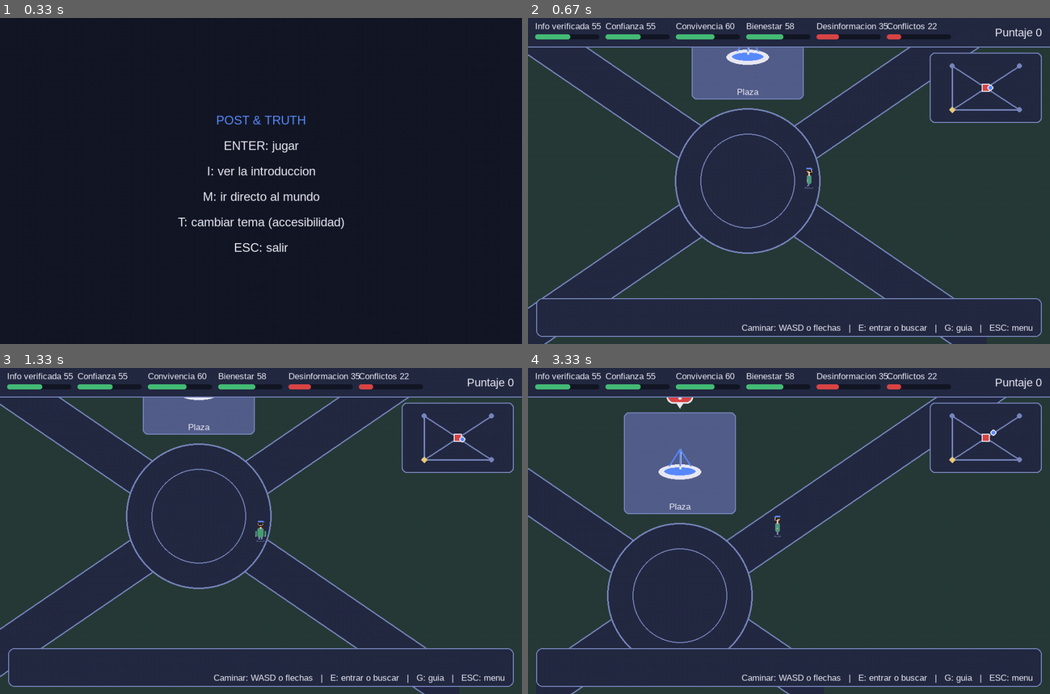
Above: before the commit, frames 1-4 (two rows, left to right).
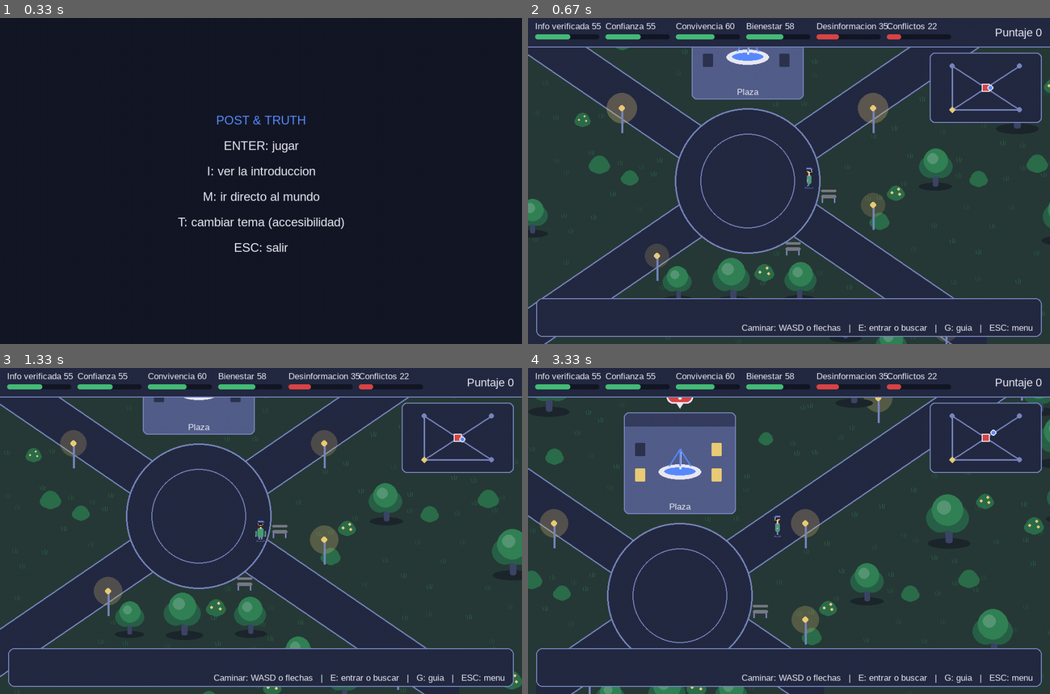
Above: after the commit, the same moments.

Repository: Jsvarela/POST-TRUTH
Game: pygame game, started from src/main.py
The game is run twice, just before and just after one commit, with the same random seed, the same clock (stepped at 60 frames per second) and the same inputs.
Inputs (mouse positions are in pixels of both pictures, inside the frame that each line leads up to):
- Up to frame 1 (0.33 s): no input
- Up to frame 2 (0.67 s): hold M from 0.33 s (still down); hold Right from 0.33 s (still down); move the mouse to (768, 194) at 0.37 s
- Up to frame 3 (1.33 s): release M at 0.8 s; release Right at 0.8 s; tap S at 0.83, 1.17 s
- Up to frame 4 (3.33 s): hold Right 1.5-1.97 s; tap G at 2, 2.82 s; hold Up 2.33-2.63 s; hold Right 2.67-3.13 s; hold Left from 3.17 s (still down)

Frame 1 is identical in both runs. In frame 2, 5.3% of the frame differs, in the area x 0-100%, y 9-100%; in frame 3, 5.6%; in frame 4, 6.6%.

Commit message:
Mundo con vida: piezas de decorado en el proveedor de arte, viento en los arboles, faroles, ventanas y pajaros

Diff:
--- a/src/post_truth/controllers/mundo_state.py
+++ b/src/post_truth/controllers/mundo_state.py
@@ -26,6 +26,7 @@
 from post_truth.sesion import PartidaSesion
 from post_truth.structures.grafo_ciudad import GrafoCiudad
 from post_truth.structures.grafo_social import GrafoSocial
+from post_truth.views.decorado import generar as generar_decorado
 from post_truth.views.mundo_view import Camara, EstadoMundo, dibujar_mundo
 
 # tecla -> (dx, dy)
@@ -46,6 +47,8 @@
         self.guia = False
         self.animacion = AnimacionPersonaje()
         self.camara = Camara(self.mundo.jugador)
+        self.decorado = generar_decorado(self.mundo)   # mismo mapa siempre: se genera una vez
+        self.t = 0.0                                   # reloj del ambiente (viento, luces, pajaros)
 
     # --- partida ------------------------------------------------------------------------
     @property
@@ -133,6 +136,7 @@
         self.mundo.mover(dx, dy, dt, self._llegar)   # sin direccion no se mueve
         self.animacion.actualizar(dx, dy, math.dist(antes, self.mundo.jugador), dt)
         self.camara.seguir(self.mundo.jugador, dt)
+        self.t += dt
         self._t_aviso = max(0.0, self._t_aviso - dt)
         if self._t_aviso == 0:
             self.aviso = ""
@@ -145,7 +149,8 @@
             noticia=s.zona_noticia, evidencias=inv.lugares_pendientes() - {s.zona_noticia},
             accion=self.accion_disponible(),
             indicadores=s.ciudad.as_display_rows(), guia=ruta.zonas if ruta else (), aviso=self.aviso,
-            personaje=self.personaje, animacion=self.animacion, centro_camara=self.camara.centro)
+            personaje=self.personaje, animacion=self.animacion, centro_camara=self.camara.centro,
+            decorado=self.decorado, t=self.t)
 
     def draw(self, pantalla: pygame.Surface) -> None:
         dibujar_mundo(pantalla, self.app.fuentes, self.app.temas.actual, self.mundo, self.estado_vista())
--- a/src/post_truth/views/arte_mundo.py
+++ b/src/post_truth/views/arte_mundo.py
@@ -4,6 +4,8 @@
 de PANTALLA. Para pasar a tilesets o sprites PNG basta con otra clase con los mismos metodos (por ejemplo un
 ArtePNG que haga blit de imagenes de assets/) y pasarla a `dibujar_mundo`; el modelo y la vista no cambian.
 """
+import math
+
 import pygame
 
 from post_truth.config import px
@@ -14,6 +16,11 @@
 from post_truth.views.theme import Tema
 
 Punto = tuple[int, int]
+
+
+def _mezclar(a: tuple[int, int, int], b: tuple[int, int, int], f: float) -> tuple[int, int, int]:
+    """Tono intermedio entre dos colores del tema (asi el decorado sigue al tema activo, tambien en alto contraste)."""
+    return tuple(round(x + (y - x) * f) for x, y in zip(a, b))
 
 
 class ArteFormas:
@@ -33,14 +40,77 @@
         pygame.draw.circle(pantalla, tema.borde, centro, max(1, radio * 2 // 3), px(2))   # baldosas
 
     def edificio(self, pantalla: pygame.Surface, tema: Tema, fuentes: Fuentes, zona: str, nombre: str,
-                 rect: pygame.Rect, resaltado: bool) -> None:
+                 rect: pygame.Rect, resaltado: bool, t: float = 0.0) -> None:
         pygame.draw.rect(pantalla, tema.edificio, rect, border_radius=px(10))
+        techo = pygame.Rect(rect.x, rect.y, rect.w, rect.h // 7)
+        pygame.draw.rect(pantalla, _mezclar(tema.edificio, tema.fondo, 0.45), techo,
+                         border_top_left_radius=px(10), border_top_right_radius=px(10))
+        # Ventanas a los lados del icono: algunas se encienden y apagan despacio (la ciudad esta habitada)
+        tam = max(3, rect.w // 11)
+        for i, (fx, fy) in enumerate(((0.1, 0.3), (0.1, 0.55), (0.78, 0.3), (0.78, 0.55))):
+            luz = (i * 7 + int(t / 2.5 + i * 0.37) + len(zona)) % 3 != 0
+            ventana = pygame.Rect(rect.x + round(rect.w * fx), rect.y + round(rect.h * fy), tam, round(tam * 1.3))
+            pygame.draw.rect(pantalla, tema.detalle if luz else _mezclar(tema.edificio, tema.fondo, 0.6), ventana,
+                             border_radius=px(2))
         pygame.draw.rect(pantalla, tema.acento if resaltado else tema.borde, rect, px(5) if resaltado else px(2),
                          border_radius=px(10))
         _icono_zona(pantalla, tema, zona, (rect.centerx, rect.centery - px(10)), min(rect.w, rect.h) * 3 // 10,
                     nombre, fuentes.normal)
         img = fuentes.chica.render(nombre, True, tema.texto)
         pantalla.blit(img, img.get_rect(midbottom=(rect.centerx, rect.bottom - px(6))))
+
+    # --- decorado (views/decorado.py): solo adorno, todo con colores del tema ---------------------
+    def cesped(self, pantalla: pygame.Surface, tema: Tema, pos: Punto, tam: int, variante: int) -> None:
+        color = _mezclar(tema.suelo, tema.verde, 0.35 + 0.15 * variante)
+        x, y = pos
+        for dx, alto in ((-tam // 2, tam), (0, tam + tam // 3), (tam // 2, tam)):
+            pygame.draw.line(pantalla, color, (x + dx, y), (x + dx + dx // 2, y - alto), max(1, tam // 4))
+
+    def arbusto(self, pantalla: pygame.Surface, tema: Tema, pos: Punto, tam: int, flores: bool) -> None:
+        x, y = pos
+        pygame.draw.ellipse(pantalla, _mezclar(tema.suelo, tema.fondo, 0.5), (x - tam, y - tam // 4, tam * 2, tam // 2))
+        for dx, r in ((-tam // 2, tam * 2 // 3), (tam // 2, tam * 2 // 3), (0, tam)):
+            pygame.draw.circle(pantalla, _mezclar(tema.verde, tema.fondo, 0.2), (x + dx, y - r // 2), r)
+        if flores:
+            for dx, dy in ((-tam // 2, -tam // 2), (tam // 3, -tam), (tam // 2, -tam // 3)):
+                pygame.draw.circle(pantalla, tema.detalle, (x + dx, y + dy), max(2, tam // 5))
+
+    def arbol(self, pantalla: pygame.Surface, tema: Tema, base: Punto, tam: int, balanceo: float) -> None:
+        """`balanceo` (-1..1) mueve la copa con el viento; el tronco queda quieto."""
+        x, y = base
+        pygame.draw.ellipse(pantalla, _mezclar(tema.suelo, tema.fondo, 0.55), (x - tam, y - tam // 4, tam * 2, tam // 2))
+        pygame.draw.rect(pantalla, _mezclar(tema.edificio, tema.fondo, 0.35), (x - tam // 6, y - tam, tam // 3, tam),
+                         border_radius=max(1, tam // 10))
+        cx, cy = x + round(balanceo * tam * 0.12), y - tam - tam // 3
+        oscuro, claro = _mezclar(tema.verde, tema.fondo, 0.3), _mezclar(tema.verde, tema.texto, 0.2)
+        for dx, dy, r, color in ((-tam // 3, tam // 6, tam * 2 // 3, oscuro), (tam // 3, tam // 6, tam * 2 // 3, oscuro),
+                                 (0, -tam // 5, tam * 3 // 4, tema.verde), (-tam // 6, -tam // 3, tam // 3, claro)):
+            pygame.draw.circle(pantalla, color, (cx + dx, cy + dy), r)
+
+    def farol(self, pantalla: pygame.Surface, tema: Tema, base: Punto, tam: int, brillo: float) -> None:
+        """`brillo` (0..1) late despacio: el halo es semitransparente."""
+        x, y = base
+        lampara = (x, y - tam)
+        halo = tam // 2 + round(brillo * tam // 6)
+        capa = pygame.Surface((halo * 2, halo * 2), pygame.SRCALPHA)
+        pygame.draw.circle(capa, (*tema.detalle, 40 + round(40 * brillo)), (halo, halo), halo)
+        pantalla.blit(capa, (lampara[0] - halo, lampara[1] - halo))
+        pygame.draw.line(pantalla, tema.borde, (x, y), lampara, max(2, tam // 12))
+        pygame.draw.circle(pantalla, tema.detalle, lampara, max(2, tam // 8))
+
+    def banca(self, pantalla: pygame.Surface, tema: Tema, pos: Punto, tam: int) -> None:
+        x, y = pos
+        madera = _mezclar(tema.edificio, tema.detalle, 0.25)
+        for dx in (-tam // 2 + 2, tam // 2 - 4):
+            pygame.draw.line(pantalla, tema.borde, (x + dx, y), (x + dx, y + tam // 3), max(1, tam // 10))
+        pygame.draw.rect(pantalla, madera, (x - tam // 2, y - tam // 6, tam, tam // 4), border_radius=max(1, tam // 10))
+        pygame.draw.rect(pantalla, madera, (x - tam // 2, y - tam // 2, tam, tam // 6), border_radius=max(1, tam // 10))
+
+    def pajaro(self, pantalla: pygame.Surface, tema: Tema, pos: Punto, tam: int, aleteo: float) -> None:
+        """Una "v" que bate las alas (`aleteo` -1..1)."""
+        x, y = pos
+        ala = round(aleteo * tam * 0.6)
+        pygame.draw.lines(pantalla, tema.texto, False, [(x - tam, y - ala), (x, y), (x + tam, y - ala)], max(1, tam // 5))
 
     def personaje(self, pantalla: pygame.Surface, tema: Tema, pies: Punto, alto: int, personaje: Personaje,
                   animacion: str, cuadro: int) -> None:
--- a/src/post_truth/views/mundo_view.py
+++ b/src/post_truth/views/mundo_view.py
@@ -15,6 +15,7 @@
 from post_truth.models.mundo import MundoCiudad
 from post_truth.models.personaje import Genero, Personaje
 from post_truth.views.arte_mundo import ARTE_FORMAS, ArteFormas
+from post_truth.views.decorado import Decorado
 from post_truth.views.componentes import Fuentes, ajustar_texto
 from post_truth.views.escena_view import RECT_HUD, _dibujar_hud
 from post_truth.views.mapa_view import _rombo
@@ -22,6 +23,8 @@
 
 AYUDA = "Caminar: WASD o flechas   |   E: entrar o buscar   |   G: guia   |   ESC: menu"
 ALTO_PERSONAJE = 3.2   # alto del personaje en radios de colision del jugador
+# Pajaros: (y de partida, velocidad en px del mundo/s, desfase): cruzan el mundo en bucle por encima de todo
+PAJAROS = ((260, 70, 0.0), (300, 70, 0.6), (900, -55, 2.0), (1250, 85, 4.1))
 RECT_MINIMAPA = pygame.Rect(ANCHO - px(16) - px(220), RECT_HUD.bottom + px(12), px(220), px(138))
 
 
@@ -36,6 +39,8 @@
     aviso: str = ""
     personaje: Personaje = Personaje(Role.CITIZEN, Genero.MUJER)
     centro_camara: tuple[float, float] | None = None   # centro suavizado (Camara); None = sobre el jugador
+    decorado: Decorado | None = None           # arboles, faroles... (None: el mundo desnudo, como en M1)
+    t: float = 0.0                             # segundos de partida: anima el viento, las luces y los pajaros
     animacion: AnimacionPersonaje = field(default_factory=AnimacionPersonaje)
 
 
@@ -77,16 +82,39 @@
     return px(p[0] - cam[0]), px(p[1] - cam[1])
 
 
+def _vista(mundo: MundoCiudad, cam: tuple[float, float], pantalla: pygame.Surface, margen: float = 90):
+    """Funcion que dice si un punto del mundo cae en pantalla (con margen): solo se dibuja el decorado visible."""
+    ancho, alto = pantalla.get_size()
+    x0, y0, x1, y1 = cam[0] - margen, cam[1] - margen, cam[0] + ancho / ESCALA + margen, cam[1] + alto / ESCALA + margen
+    return lambda x, y: x0 <= x <= x1 and y0 <= y <= y1
+
+
 def dibujar_mundo(pantalla: pygame.Surface, fuentes: Fuentes, tema: Tema, mundo: MundoCiudad,
                   estado: EstadoMundo | None = None, arte: ArteFormas = ARTE_FORMAS) -> None:
     estado = estado or EstadoMundo()
     cam = camara(mundo, *pantalla.get_size(), estado.centro_camara)
     arte.suelo(pantalla, tema)
+    deco = estado.decorado
+    visible = _vista(mundo, cam, pantalla)
+    if deco is not None:
+        for x, y, variante in deco.cesped:
+            if visible(x, y):
+                arte.cesped(pantalla, tema, a_pantalla((x, y), cam), px(7), variante)
     for c in mundo.calles:
         arte.calle(pantalla, tema, a_pantalla(mundo.plazas[c.desde].pos, cam), a_pantalla(mundo.plazas[c.hasta].pos, cam),
                    px(c.ancho))
     for p in mundo.plazas.values():
         arte.plaza(pantalla, tema, a_pantalla(p.pos, cam), px(p.radio))
+    if deco is not None:
+        for x, y in deco.bancas:
+            if visible(x, y):
+                arte.banca(pantalla, tema, a_pantalla((x, y), cam), px(30))
+        for x, y, tam, flores in deco.arbustos:
+            if visible(x, y):
+                arte.arbusto(pantalla, tema, a_pantalla((x, y), cam), px(16 * tam), flores)
+        for x, y, fase in deco.faroles:
+            if visible(x, y):
+                arte.farol(pantalla, tema, a_pantalla((x, y), cam), px(48), 0.5 + 0.5 * math.sin(estado.t * 1.5 + fase))
     if estado.guia:
         _guia(pantalla, tema, mundo, cam, estado.guia)
     resaltada = estado.accion[0] if estado.accion else None
@@ -95,15 +123,26 @@
         rect = pygame.Rect(*a_pantalla((x, y), cam), px(w), px(h))
         if not rect.colliderect(pantalla.get_rect()):
             continue
-        arte.edificio(pantalla, tema, fuentes, e.zona, e.zona.capitalize(), rect, e.zona == resaltada)
+        arte.edificio(pantalla, tema, fuentes, e.zona, e.zona.capitalize(), rect, e.zona == resaltada, estado.t)
         if e.zona == estado.noticia:
             _globo_noticia(pantalla, tema, fuentes, (rect.centerx, rect.top - px(8)))
         elif e.zona in estado.evidencias:
             _marca_evidencia(pantalla, tema, fuentes, (rect.centerx, rect.top - px(26)))
+    if deco is not None:   # la copa se mece con el viento; cada arbol con su propia fase
+        for x, y, tam, fase in deco.arboles:
+            if visible(x, y):
+                arte.arbol(pantalla, tema, a_pantalla((x, y), cam), px(34 * tam), math.sin(estado.t * 1.3 + fase))
     # los pies van al borde inferior del circulo de colision; el cuerpo sobresale hacia arriba
     x, y = mundo.jugador
     arte.personaje(pantalla, tema, a_pantalla((x, y + mundo.radio_jugador), cam), px(ALTO_PERSONAJE * mundo.radio_jugador),
                    estado.personaje, estado.animacion.nombre, estado.animacion.cuadro)
+    if deco is not None:
+        ancho = mundo.tamano[0] + 400
+        for i, (y0, v, desfase) in enumerate(PAJAROS):
+            bx = (y0 * 3 + v * (estado.t + desfase)) % ancho - 200   # entran por un lado y salen por el otro
+            by = y0 + 25 * math.sin(estado.t * 0.8 + i)
+            if visible(bx, by):
+                arte.pajaro(pantalla, tema, a_pantalla((bx, by), cam), px(9), math.sin(estado.t * 9 + i * 1.7))
     if estado.indicadores:
         _dibujar_hud(pantalla, fuentes, tema, list(estado.indicadores))
     _minimapa(pantalla, tema, mundo, estado)
